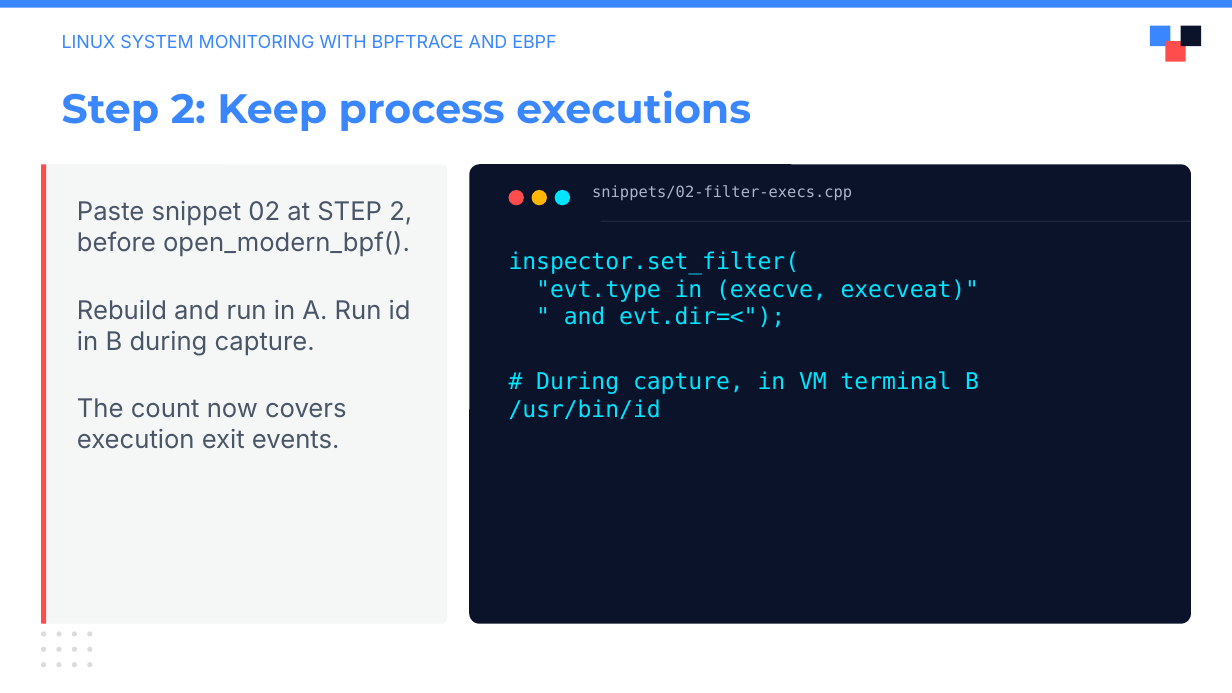
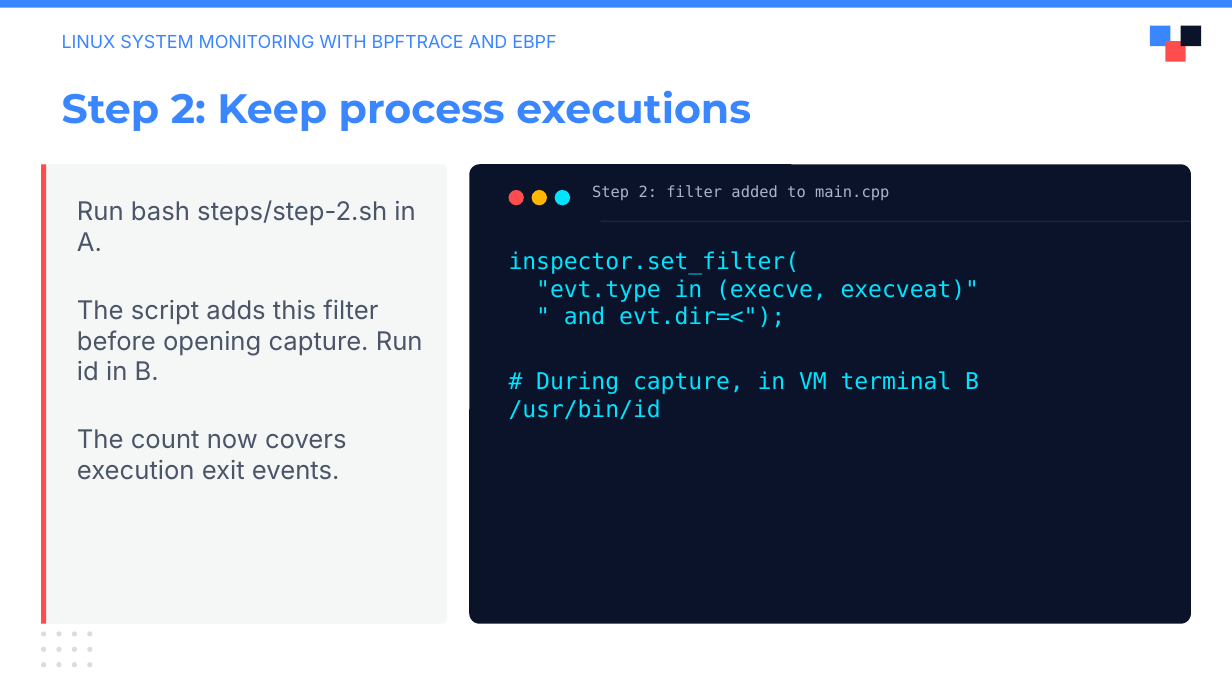
Before and after one commit to julianshalaby-perj/falco-libs-workshop, a slide deck: slide 9 of presentation/falco-libs-intro.pptx. Drawn at 1232x693 pixels with LibreOffice and Linux fonts; fonts in the diff are those of the drawing; background and template pictures are left out. Boxes give left, top, right and bottom in pixels: in the first picture for what was removed or moved away, otherwise in the second. Text is boxed around its words. In the diff, an @@ line names an element or a change of style, - is before the commit and + after.

Commit message:
Replace manual editing instructions with step commands

```diff
--- a/presentation/falco-libs-intro.pptx
+++ b/presentation/falco-libs-intro.pptx
@@ text at [77,200,423,381]: text changed @@
-Paste snippet 02 at STEP 2, before open_modern_bpf().
-Rebuild and run in A. Run id in B during capture.
+Run bash steps/step-2.sh in A.
+The script adds this filter before opening capture. Run id in B.
@@ text at [592,185,889,200]: text changed @@
-snippets/02-filter-execs.cpp
+Step 2: filter added to main.cpp
```
Also in this commit, not shown: 6 other slides changed.
